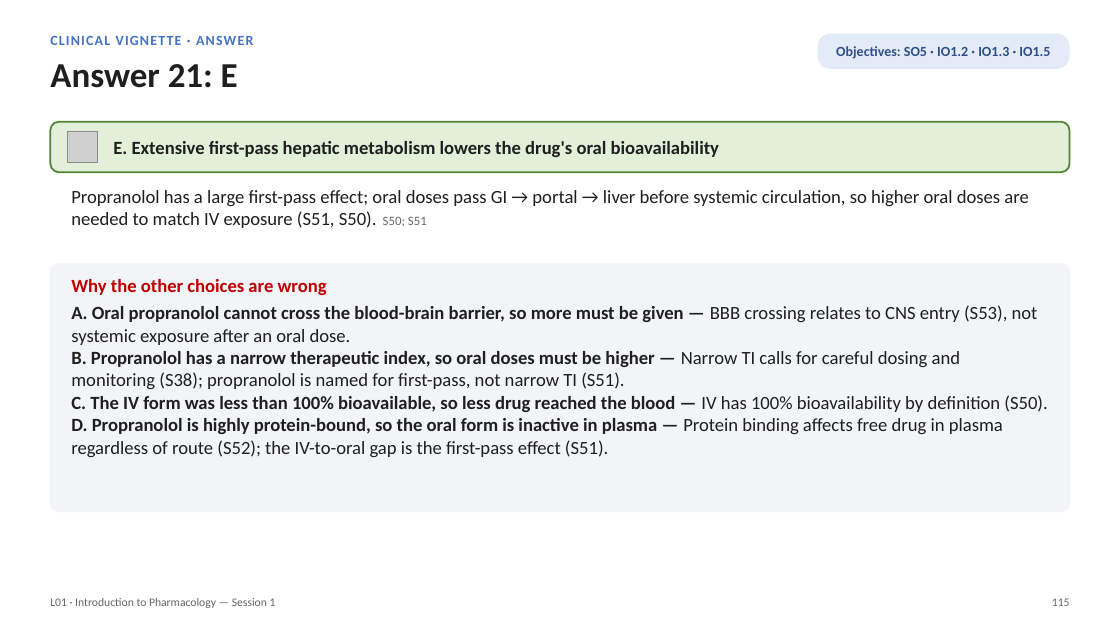
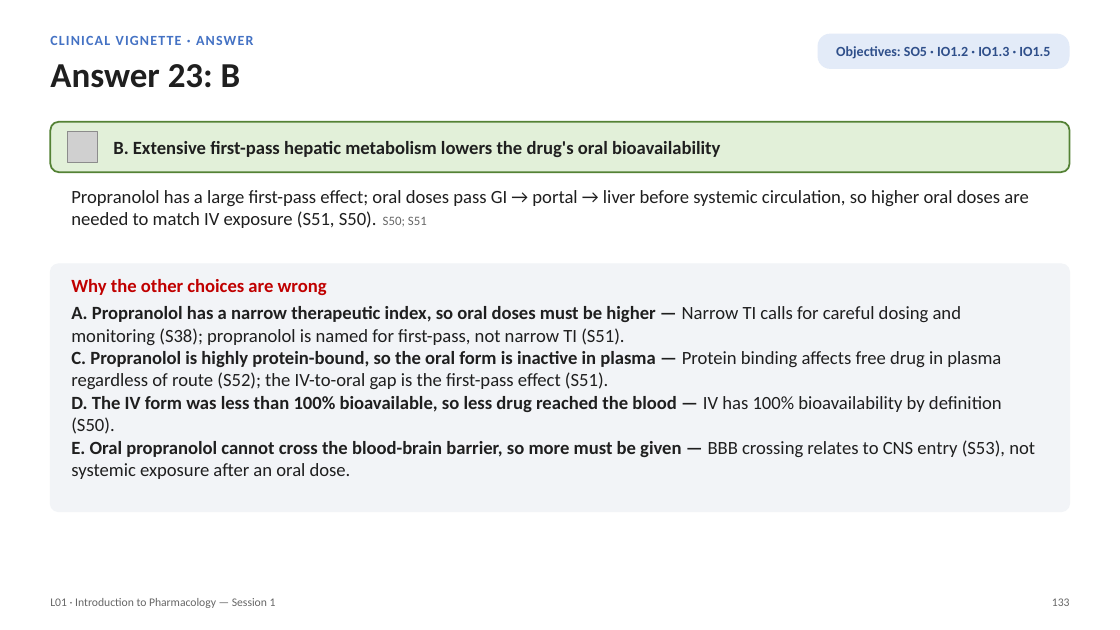
Before and after one commit to bishwokrit/DPAS-Pharm, a slide deck: slide 133 of docs/L01/L01_Unit_1_Introduction_to_Pharmacology_Session_1_study_deck.pptx (slide 115 before the commit). Drawn at 1120x630 pixels with LibreOffice and Linux fonts; fonts in the diff are those of the drawing; grey boxes stand for pictures. Boxes give left, top, right and bottom in pixels: in the first picture for what was removed or moved away, otherwise in the second. Text is boxed around its words. In the diff, an @@ line names an element or a change of style, - is before the commit and + after.

```diff
--- a/docs/L01/L01_Unit_1_Introduction_to_Pharmacology_Session_1_study_deck.pptx
+++ b/docs/L01/L01_Unit_1_Introduction_to_Pharmacology_Session_1_study_deck.pptx
@@ text at [50,64,241,88]: text changed @@
-Answer 21: E
+Answer 23: B
@@ text at [113,141,720,157]: text changed @@
-E. Extensive first-pass hepatic metabolism lowers the drug's oral bioavailability
+B. Extensive first-pass hepatic metabolism lowers the drug's oral bioavailability
@@ text at [71,306,1035,479]: text changed @@
-A. Oral propranolol cannot cross the blood-brain barrier, so more must be given — BBB crossing relates to CNS entry (S53), not systemic exposure after an oral dose.
-B. Propranolol has a narrow therapeutic index, so oral doses must be higher — Narrow TI calls for careful dosing and monitoring (S38); propranolol is named for first-pass, not narrow TI (S51).
-C. The IV form was less than 100% bioavailable, so less drug reached the blood — IV has 100% bioavailability by definition (S50).
-D. Propranolol is highly protein-bound, so the oral form is inactive in plasma — Protein binding affects free drug in plasma regardless of route (S52); the IV-to-oral gap is the first-pass effect (S51).
+A. Propranolol has a narrow therapeutic index, so oral doses must be higher — Narrow TI calls for careful dosing and monitoring (S38); propranolol is named for first-pass, not narrow TI (S51).
+C. Propranolol is highly protein-bound, so the oral form is inactive in plasma — Protein binding affects free drug in plasma regardless of route (S52); the IV-to-oral gap is the first-pass effect (S51).
+D. The IV form was less than 100% bioavailable, so less drug reached the blood — IV has 100% bioavailability by definition (S50).
+E. Oral propranolol cannot cross the blood-brain barrier, so more must be given — BBB crossing relates to CNS entry (S53), not systemic exposure after an oral dose.
@@ text at [1052,598,1070,606]: text changed @@
-115
+133
```
Also in this commit, not shown: 106 other slides changed, 22 slides added, 2 slides removed, 43 other files.
